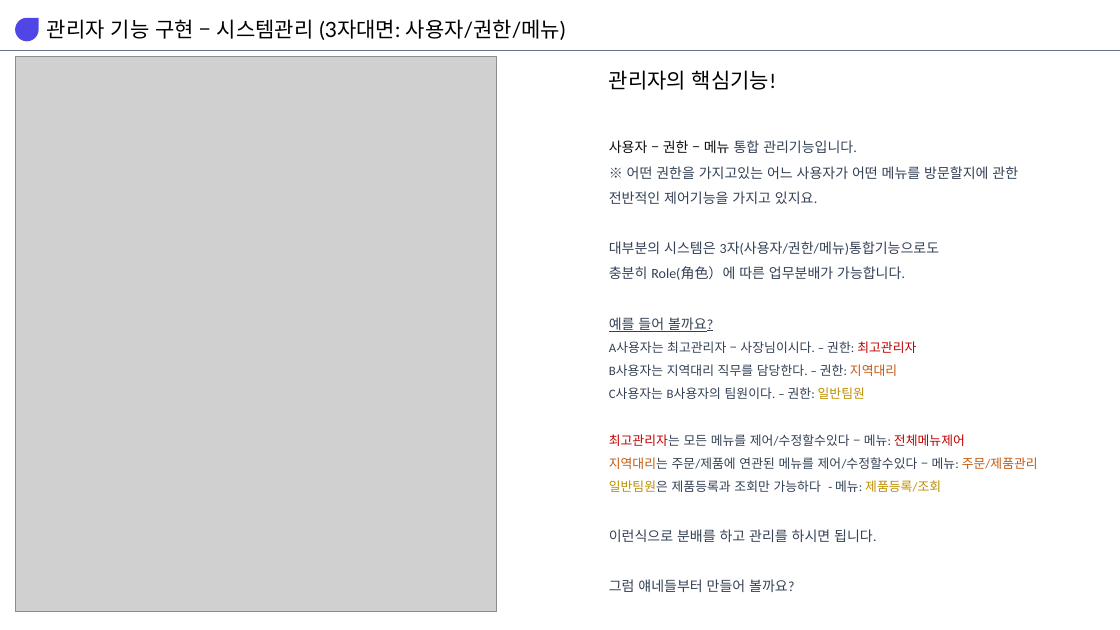
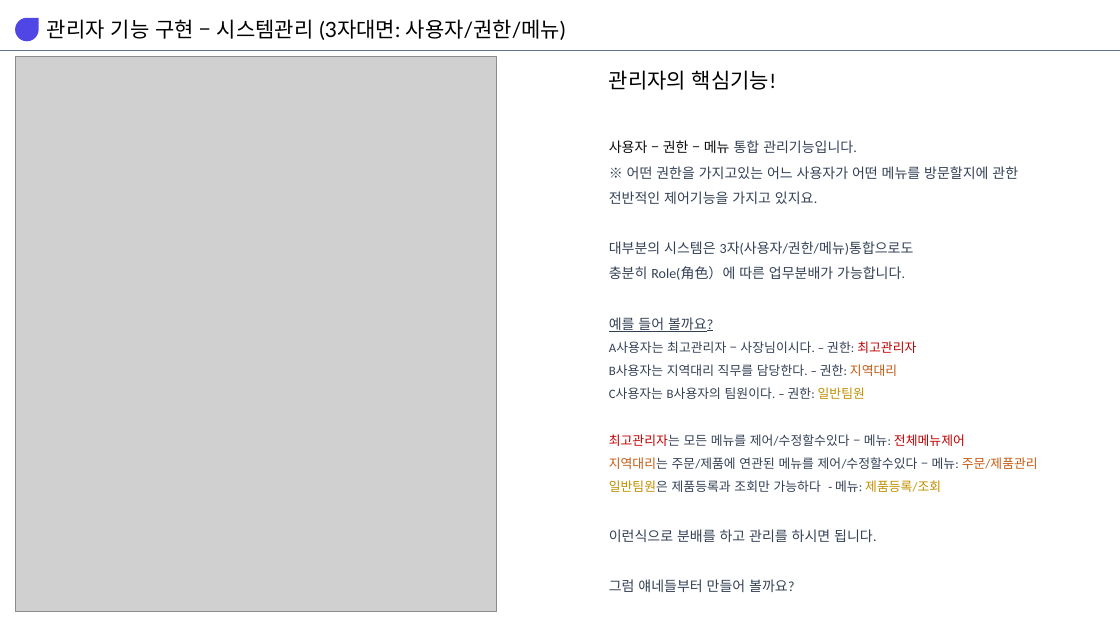
Before and after one commit to ancunho/backend, a slide deck: slide 2 of document/Develope_Log.pptx. Drawn at 1120x630 pixels with LibreOffice and Linux fonts; fonts in the diff are those of the drawing; grey boxes stand for pictures. Boxes give left, top, right and bottom in pixels: in the first picture for what was removed or moved away, otherwise in the second. Text is boxed around its words. In the diff, an @@ line names an element or a change of style, - is before the commit and + after.

```diff
--- a/document/Develope_Log.pptx
+++ b/document/Develope_Log.pptx
@@ text at <box>609,241,914,255</box>: text changed @@
-대부분의 시스템은 3자(사용자/권한/메뉴)통합기능으로도
+대부분의 시스템은 3자(사용자/권한/메뉴)통합으로도
```
Also in this commit, not shown: 6 other files.
